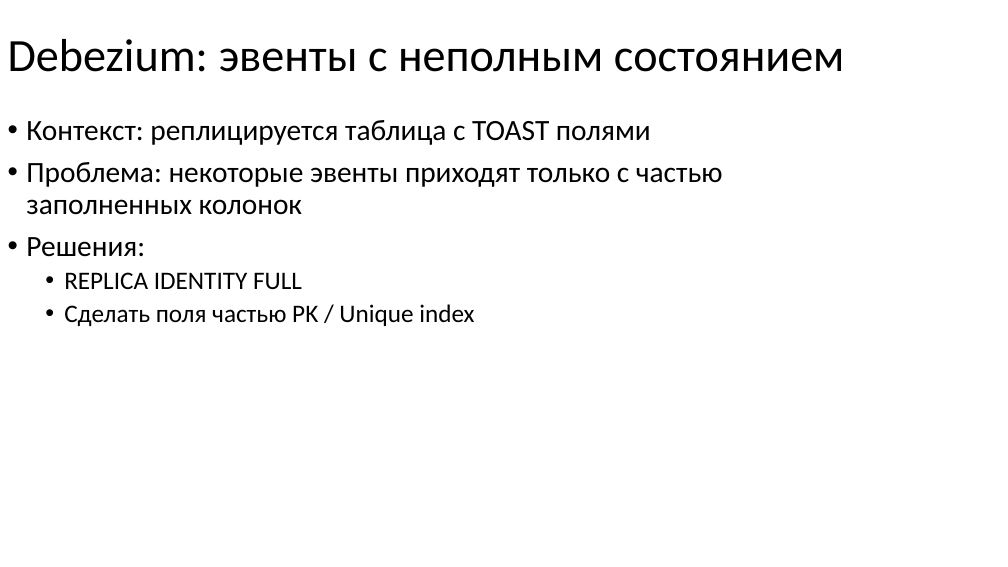
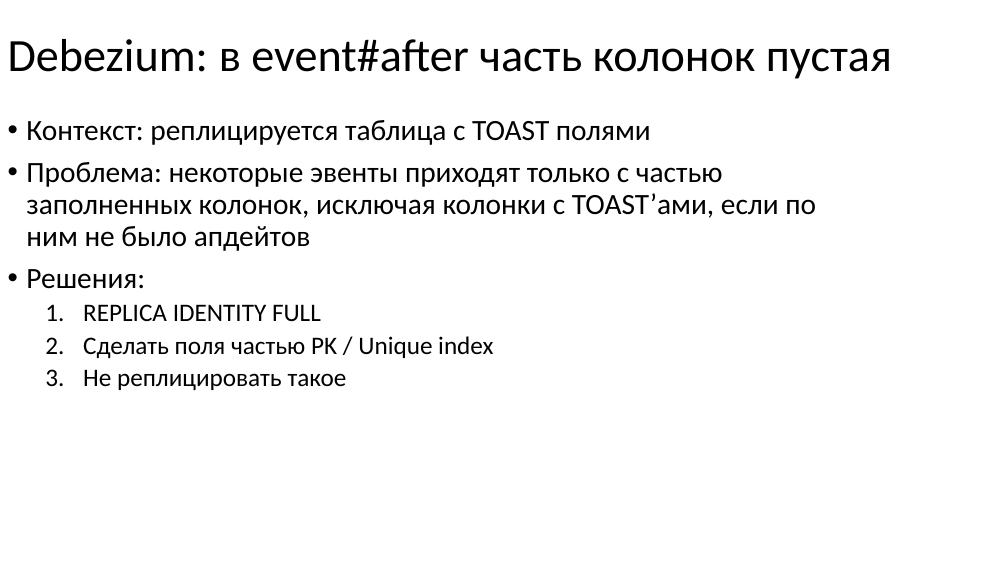
Before and after one commit to nryanov/presentations, a slide deck: slide 56 of smartdata/cdc-via-debezium/debezium-smartdata2025.pptx (slide 60 before the commit). Drawn at 1008x567 pixels with LibreOffice and Linux fonts; fonts in the diff are those of the drawing. Boxes give left, top, right and bottom in pixels: in the first picture for what was removed or moved away, otherwise in the second. Text is boxed around its words. In the diff, an @@ line names an element or a change of style, - is before the commit and + after.

```diff
--- a/smartdata/cdc-via-debezium/debezium-smartdata2025.pptx
+++ b/smartdata/cdc-via-debezium/debezium-smartdata2025.pptx
@@ title at (8,39,892,79): text changed @@
-Debezium: эвенты с неполным состоянием
+Debezium: в event#after часть колонок пустая
@@ text at (26,162,816,251): text changed @@
-• Проблема: некоторые эвенты приходят только с частью заполненных колонок
+• Проблема: некоторые эвенты приходят только с частью заполненных колонок, исключая колонки с TOAST’ами, если по ним не было апдейтов
@@ text at (83,304,493,358): bullet • to 1. @@
@@ text at (83,369,347,390): paragraph added @@
+  3. Не реплицировать такое
```
Also in this commit, not shown: 13 other slides changed, 6 slides added, 1 slide removed.
